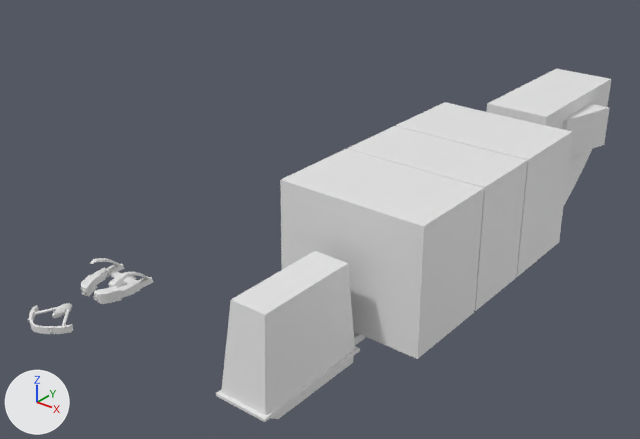
The Blender file Spaceship.blend as it was, and as the next commit left it.
One viewpoint serves both versions: a 50 mm camera at (67.1, -71.8, 65.9) aimed at (-17.8, 34.4, 0.0). Arrows for +X, +Y and +Z are at lower left; the lights stay in place.
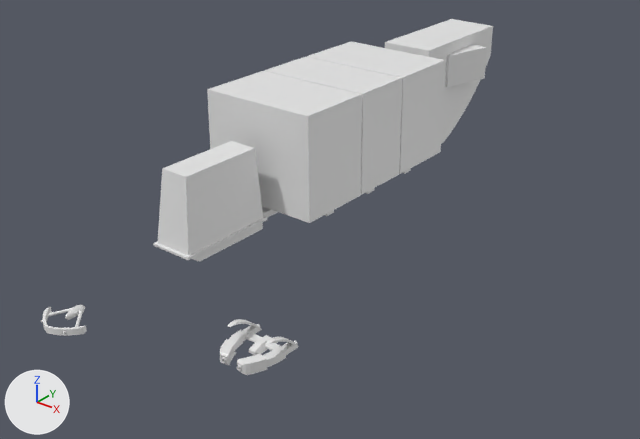
Edits to the bpy script that builds the scene:
```text
Change ob_cube:
    ob_cube.location: (-27.9, -0.3, 0.7) -> (0.0, 0.0, 0.7)
Change ob_cube_001:
    ob_cube_001.location: (-27.3, -12.3, 0.0) -> (-26.1, -11.0, -0.4)
Change ob_cube_002:
    ob_cube_002.location: (-0.1, 0.0, 0.0) -> (-36.2, 22.1, 0.0)
```

What differs and where, as boxes [x1, y1, x2, y2] in the pictures (640 x 439 px):
'Cube.002', moved: before [216, 69, 611, 422]; after [153, 19, 493, 262]
'Cube', moved: before [81, 258, 154, 304]; after [220, 319, 299, 375]
'Cube.001', moved: before [27, 303, 73, 334]; after [41, 305, 87, 336]
